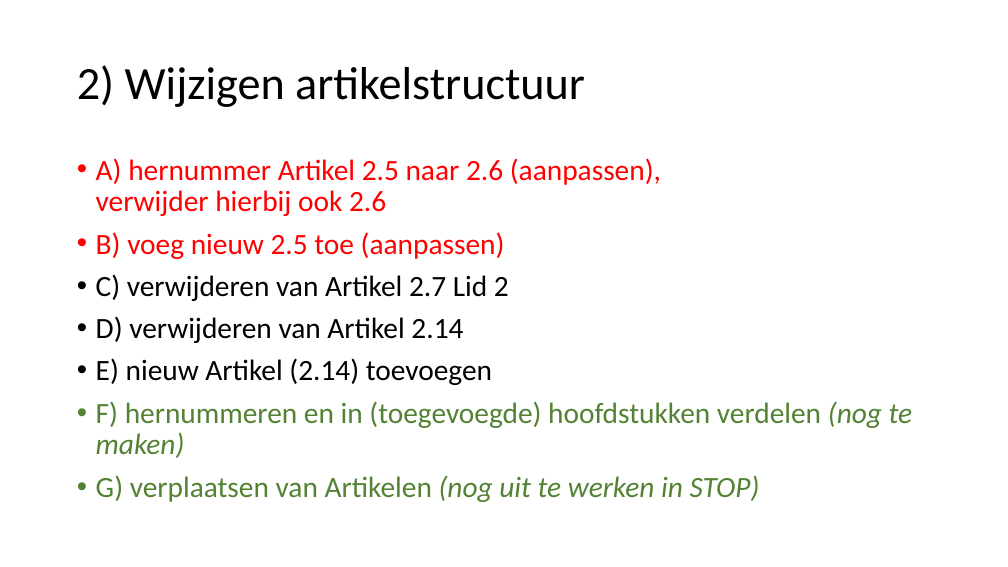
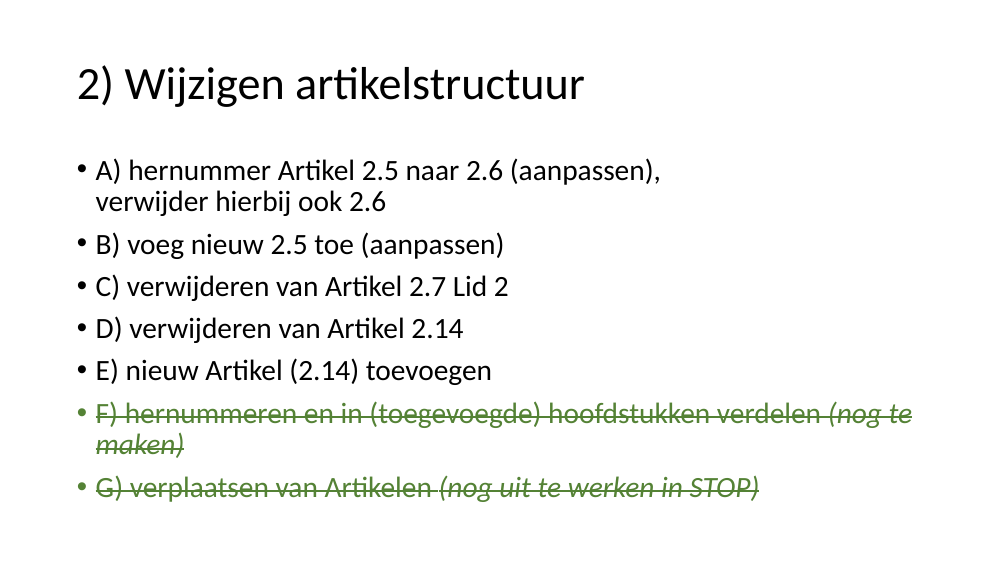
Before and after one commit to Geonovum/xml_omgevingsplan_gemeentestad, a slide deck: slide 9 of Submutatiescenario_s.pptx (slide 12 before the commit). Drawn at 1008x567 pixels with LibreOffice and Linux fonts; fonts in the diff are those of the drawing. Boxes give left, top, right and bottom in pixels: in the first picture for what was removed or moved away, otherwise in the second. Text is boxed around its words. In the diff, an @@ line names an element or a change of style, - is before the commit and + after.

```diff
--- a/Submutatiescenario_s.pptx
+++ b/Submutatiescenario_s.pptx
@@ text at bbox=[96, 158, 913, 502]: text colour #FF0000 to #000000 in "A) hernummer Artikel 2.5 naar 2.6 (aanpassen), ...", "B) voeg nieuw 2.5 toe (aanpassen)"; strikethrough on in "F) hernummeren en in (toegevoegde) hoofdstukken verdelen ...", "G) verplaatsen van Artikelen (nog uit te ..." @@
```
Also in this commit, not shown: 1 other slide changed, 3 slides removed.
